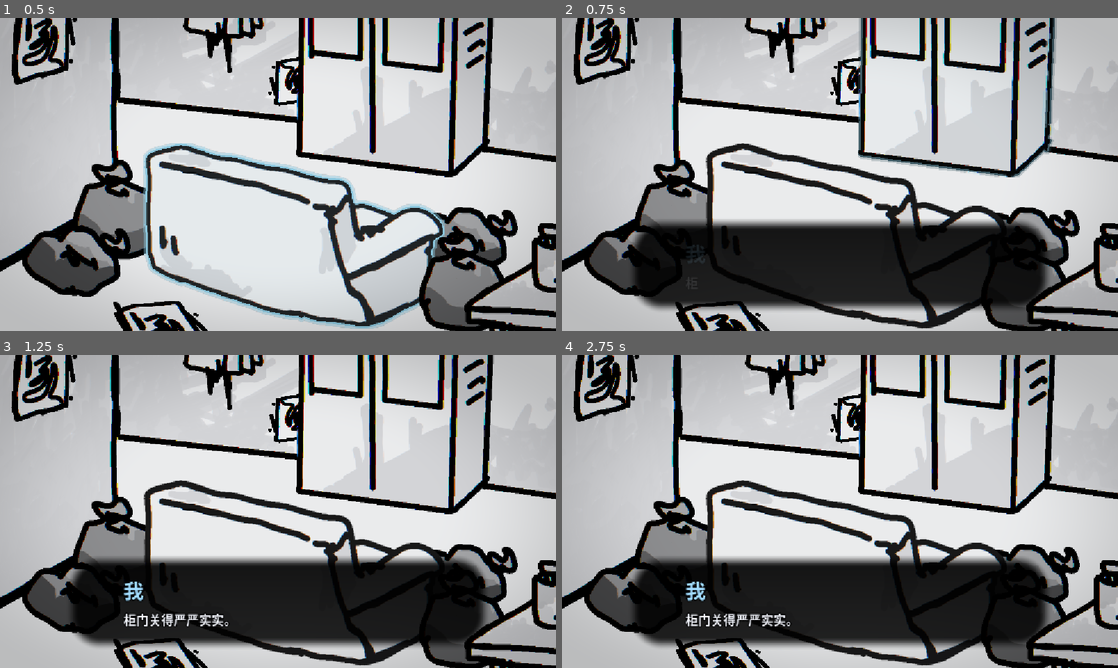
Above: before the commit, frames 1-4 (two rows, left to right).
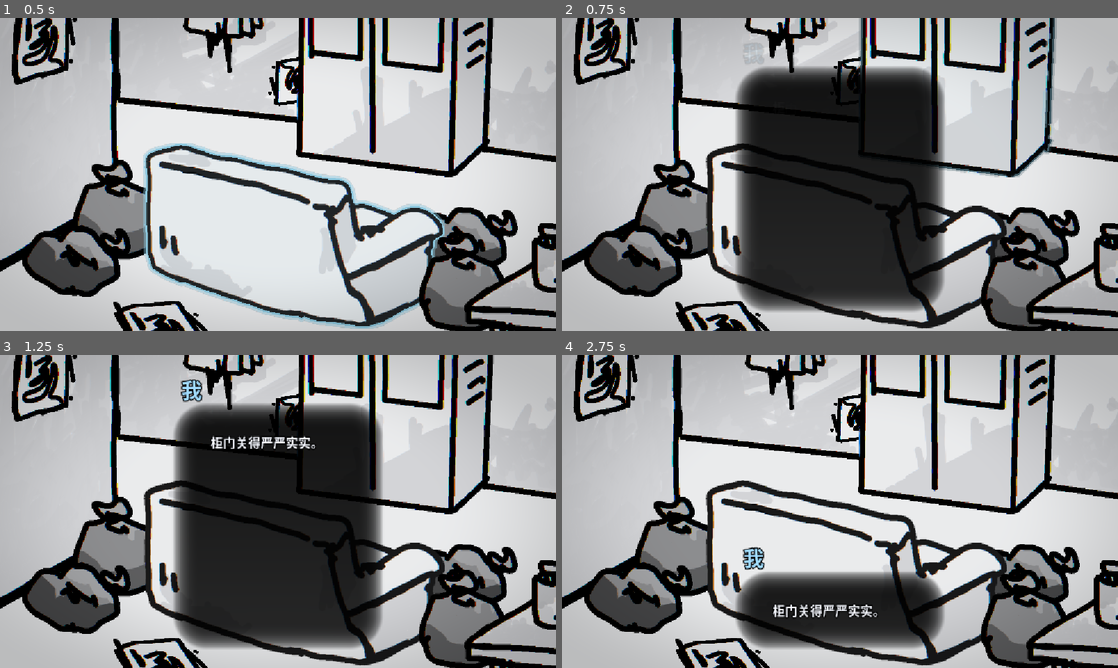
Above: after the commit, the same moments.

Repository: f0lkskill/LonelyRoom
Game: Godot game, scene res://main.tscn
Two runs of this game, one before a commit and one after it. Both use one fixed random seed, a clock stepped at 60 frames per second and the inputs below.
Inputs (mouse positions are in pixels of both pictures, inside the frame that each line leads up to):
- Up to frame 1 (0.5 s): no input
- Up to frame 2 (0.75 s): tap Enter (ui_accept) at 0.5 s; move the mouse to (962, 158) at 0.52 s; hold Enter (ui_accept) from 0.53 s (still down); click (962, 158) at 0.67 s
- Up to frame 3 (1.25 s): keep holding Enter (ui_accept)
- Up to frame 4 (2.75 s): move the mouse to (728, 527) at 1.27 s; release Enter (ui_accept) at 1.28 s; tap Enter (ui_accept) at 1.35, 1.52, 1.82 s; click (728, 527) at 1.42 s; move the mouse to (895, 442) at 2.02 s; hold Enter (ui_accept) from 2.03 s (still down); click (895, 442) at 2.17 s

Frame 1 is identical in both runs. In frame 2, 26% of the frame differs, in the area x 12-88%, y 8-94%; in frame 3, 26%, in the area x 12-88%, y 7-94%; in frame 4, 13%.

Commit message:
feat: 自适应阴影对话框与逐字渐入

Diff:
--- /dev/null
+++ b/bin/asset/effect/char_fade_rotate.tres
@@ -0,0 +1,11 @@
+[gd_resource type="RichTextEffect" script_class="CharFadeRotateEffect" load_steps=2 format=3]
+
+[ext_resource type="Script" path="res://bin/src/ui/char_fade_rotate_effect.gd" id="1_effect"]
+
+[resource]
+script = ExtResource("1_effect")
+delay_per_character = 0.03
+fade_duration = 0.22
+rotation_amount = 0.14
+drop_distance = 5.0
+random_seed = 12.9898
--- a/bin/asset/shader/dialogue_panel.gdshader
+++ b/bin/asset/shader/dialogue_panel.gdshader
@@ -1,17 +1,17 @@
-// 圆角矩形对话框背景，边缘使用柔和渐变。
-// 内部保持深色以包裹文字，圆角和四周自然淡出。
+// 自适应阴影对话框背景。
+// 使用多层圆角矩形边缘衰减，尺寸由 DialogueBox 根据文本长度同步。
 shader_type canvas_item;
 
 // 面板中心的最大不透明度。
 uniform float strength : hint_range(0.0, 1.0, 0.01) = 0.92;
 // 圆角半径，单位像素。
-uniform float corner_radius : hint_range(0.0, 120.0, 1.0) = 72.0;
-// 边缘淡出的宽度，单位像素。
-uniform float edge_softness : hint_range(0.0, 80.0, 1.0) = 28.0;
+uniform float corner_radius : hint_range(0.0, 160.0, 1.0) = 72.0;
+// 最外层阴影的淡出宽度，单位像素。
+uniform float edge_softness : hint_range(0.0, 120.0, 1.0) = 56.0;
 // 从上到下的轻微明暗渐变。
-uniform float vertical_fade : hint_range(0.0, 0.5, 0.01) = 0.08;
+uniform float vertical_fade : hint_range(0.0, 0.5, 0.01) = 0.1;
 // 面板实际尺寸，由 DialogueBox 在运行时同步。
-uniform vec2 rect_size = vec2(880.0, 200.0);
+uniform vec2 rect_size = vec2(800.0, 180.0);
 
 float rounded_box(vec2 p, vec2 half_size, float radius) {
 	vec2 q = abs(p) - half_size + vec2(radius);
@@ -22,7 +22,13 @@
 	vec2 half_size = rect_size * 0.5;
 	vec2 p = (UV - 0.5) * rect_size;
 	float d = rounded_box(p, half_size, corner_radius);
-	float mask = 1.0 - smoothstep(-edge_softness, 0.0, d);
+
+	float core = 1.0 - smoothstep(-edge_softness * 0.18, 0.0, d);
+	float inner = 1.0 - smoothstep(-edge_softness * 0.42, 0.0, d);
+	float mid = 1.0 - smoothstep(-edge_softness * 0.7, 0.0, d);
+	float outer = 1.0 - smoothstep(-edge_softness, 0.0, d);
+	float mask = core * 0.3 + inner * 0.27 + mid * 0.24 + outer * 0.19;
 	float vertical = 1.0 - vertical_fade * UV.y;
+
 	COLOR = vec4(0.0, 0.0, 0.0, strength * mask * vertical);
 }
--- a/bin/asset/shader/dialogue_panel_material.tres
+++ b/bin/asset/shader/dialogue_panel_material.tres
@@ -6,6 +6,6 @@
 shader = ExtResource("1_shader")
 shader_parameter/strength = 0.92
 shader_parameter/corner_radius = 72.0
-shader_parameter/edge_softness = 28.0
-shader_parameter/vertical_fade = 0.08
-shader_parameter/rect_size = Vector2(880, 200)
+shader_parameter/edge_softness = 56.0
+shader_parameter/vertical_fade = 0.1
+shader_parameter/rect_size = Vector2(800, 180)
--- a/bin/character/protagonist.tres
+++ b/bin/character/protagonist.tres
@@ -1,11 +1,9 @@
-[gd_resource type="Resource" script_class="CharacterData" load_steps=2 format=3]
+[gd_resource type="Resource" script_class="CharacterData" format=3 uid="uid://cln76lncarqhd"]
 
-[ext_resource type="Script" path="res://bin/src/dialogue/character_data.gd" id="1_character"]
+[ext_resource type="Script" uid="uid://dlhlt1vwqaiwb" path="res://bin/src/dialogue/character_data.gd" id="1_character"]
 
 [resource]
 script = ExtResource("1_character")
 display_name = "我"
-name_font_size = 42
-name_color = Color(0.63, 0.86, 1, 1)
-name_outline_color = Color(0, 0, 0, 1)
-name_outline_size = 10
+name_font_size = 43
+portrait_offset = Vector2(0, -20)
--- a/bin/dialogue/window.tres
+++ b/bin/dialogue/window.tres
@@ -1,11 +1,10 @@
-[gd_resource type="Resource" script_class="DialogueData" load_steps=2 format=3]
+[gd_resource type="Resource" script_class="DialogueData" format=3 uid="uid://cyqyeed8iq4sl"]
 
-[ext_resource type="Script" path="res://bin/src/dialogue/dialogue_data.gd" id="1_dialogue"]
+[ext_resource type="Script" uid="uid://bh0ra7s7co6qj" path="res://bin/src/dialogue/dialogue_data.gd" id="1_dialogue"]
 [ext_resource type="Resource" path="res://bin/character/protagonist.tres" id="2_character"]
 
 [resource]
 script = ExtResource("1_dialogue")
 speaker = ExtResource("2_character")
 speaker_name = "我"
-narration = false
 lines = Array[String](["窗外应该还是白天吧。", "可我看不出这和刚才有什么区别。"])
--- a/bin/scence/ui/dialogue_box.tscn
+++ b/bin/scence/ui/dialogue_box.tscn
@@ -22,46 +22,38 @@
 anchor_top = 1.0
 anchor_right = 0.5
 anchor_bottom = 1.0
-offset_left = -440.0
-offset_top = -236.0
-offset_right = 440.0
+offset_left = -400.0
+offset_top = -216.0
+offset_right = 400.0
 offset_bottom = -36.0
 grow_horizontal = 2
 grow_vertical = 0
 mouse_filter = 2
 
-[node name="Content" type="MarginContainer" parent="Panel" unique_id=131363816]
+[node name="Content" type="Control" parent="Panel" unique_id=131363816]
 layout_mode = 1
 anchors_preset = 15
 anchor_right = 1.0
 anchor_bottom = 1.0
-offset_left = 120.0
-offset_top = 20.0
-offset_right = -120.0
-offset_bottom = -20.0
+offset_left = 80.0
+offset_top = 64.0
+offset_right = -80.0
+offset_bottom = -64.0
 grow_horizontal = 2
 grow_vertical = 2
 mouse_filter = 2
 
-[node name="VBox" type="VBoxContainer" parent="Panel/Content" unique_id=1641147806]
-layout_mode = 2
+[node name="SpeakerLabel" type="Label" parent="Panel" unique_id=2128030886]
+layout_mode = 1
+anchors_preset = 0
+offset_left = 20.0
+offset_top = -58.0
+offset_right = 420.0
+offset_bottom = -4.0
 mouse_filter = 2
-theme_override_constants/separation = 10
-alignment = 1
-
-[node name="SpeakerLabel" type="Label" parent="Panel/Content/VBox" unique_id=2128030886]
-layout_mode = 2
 theme_override_colors/font_color = Color(0.63, 0.86, 1, 1)
 theme_override_colors/font_outline_color = Color(0, 0, 0, 1)
 theme_override_constants/outline_size = 10
 theme_override_font_sizes/font_size = 42
 text = "我"
-
-[node name="TextLabel" type="Label" parent="Panel/Content/VBox" unique_id=754455541]
-layout_mode = 2
-theme_override_colors/font_color = Color(0.96, 0.97, 1, 1)
-theme_override_colors/font_outline_color = Color(0, 0, 0, 1)
-theme_override_constants/outline_size = 10
-theme_override_font_sizes/font_size = 26
-text = "..."
-autowrap_mode = 2
+vertical_alignment = 2
--- /dev/null
+++ b/bin/src/ui/char_fade_rotate_effect.gd
@@ -0,0 +1,40 @@
+## 逐字旋转和透明度渐入效果。
+## 每个字符根据相对位置延迟出现，从轻微旋转和下方偏移回到正常位置。
+class_name CharFadeRotateEffect
+extends RichTextEffect
+
+## BBCode 标签名，可在富文本中写作 [char_fade_rotate]...[/char_fade_rotate]。
+var bbcode = "char_fade_rotate"
+
+## 相邻字符之间的延迟，单位秒。
+@export var delay_per_character: float = 0.03
+## 单个字符从透明到完全显示的时长。
+@export var fade_duration: float = 0.22
+## 初始旋转角度，单位弧度。
+@export var rotation_amount: float = 0.14
+## 初始向下偏移距离，单位像素。
+@export var drop_distance: float = 5.0
+## 每个字符随机旋转的种子系数。
+@export var random_seed: float = 12.9898
+
+var force_complete := false
+
+
+func _process_custom_fx(char_fx: CharFXTransform) -> bool:
+	if force_complete:
+		char_fx.color.a = 1.0
+		char_fx.offset = Vector2.ZERO
+		return true
+
+	var start_time := float(char_fx.relative_index) * delay_per_character
+	var progress := clampf((char_fx.elapsed_time - start_time) / fade_duration, 0.0, 1.0)
+	var eased := progress * progress * (3.0 - 2.0 * progress)
+
+	char_fx.color.a = eased
+	char_fx.offset = Vector2(0.0, (1.0 - eased) * drop_distance)
+
+	var noise := sin(float(char_fx.relative_index) * random_seed) * 0.5 + 0.5
+	var angle := (noise * 2.0 - 1.0) * rotation_amount * (1.0 - eased)
+	char_fx.transform = char_fx.transform.rotated(angle)
+
+	return true
--- a/bin/src/ui/dialogue_box.gd
+++ b/bin/src/ui/dialogue_box.gd
@@ -1,27 +1,74 @@
-## 底部对话框面板。
-## 使用圆角矩形渐变作为背景，独白显示说话人，旁白隐藏说话人并居中文本。
+## 自适应阴影对话框。
+## 阴影尺寸只跟随对话文本，说话人固定在阴影左上角并允许突出显示。
 class_name DialogueBox
 extends Control
 
+const CHAR_EFFECT := preload("res://bin/asset/effect/char_fade_rotate.tres")
+
+## 文本区域的最小宽度。
+@export var min_content_width: float = 280.0
+## 文本区域的最大宽度，超过后自动换行。
+@export var max_content_width: float = 720.0
+## 阴影左右内边距。
+@export var horizontal_padding: float = 80.0
+## 阴影上下内边距。
+@export var vertical_padding: float = 64.0
+## 阴影底部与屏幕底部的距离。
+@export var bottom_margin: float = 36.0
+## 阴影的最小高度。
+@export var min_panel_height: float = 140.0
+
 @onready var panel: ColorRect = $Panel
-@onready var speaker_label: Label = $Panel/Content/VBox/SpeakerLabel
-@onready var text_label: Label = $Panel/Content/VBox/TextLabel
+@onready var content: Control = $Panel/Content
+@onready var speaker_label: Label = $Panel/SpeakerLabel
+
+var text_label: RichTextLabel
 
 var _data
 var _line_index := 0
 var _is_open := false
 var _fade_tween: Tween
-var _reveal_tween: Tween
+var _layout_tween: Tween
+var _effect
+var _line_started_msec := 0
+var _line_reveal_ms := 0.0
+var _layout_version := 0
 
 
 func _ready() -> void:
 	visible = false
 	modulate.a = 0.0
+	_create_text_label()
+	_effect = CHAR_EFFECT
+	if _effect != null:
+		text_label.install_effect(_effect)
 	panel.resized.connect(_sync_panel_material)
 	_sync_panel_material()
 
 
-## 将面板实际尺寸同步给圆角矩形 Shader。
+## 在代码中创建富文本标签，确保尺寸由对话框完全控制。
+func _create_text_label() -> void:
+	text_label = RichTextLabel.new()
+	text_label.name = "TextLabel"
+	text_label.mouse_filter = Control.MOUSE_FILTER_IGNORE
+	text_label.bbcode_enabled = true
+	text_label.scroll_active = false
+	text_label.autowrap_mode = TextServer.AUTOWRAP_WORD_SMART
+	text_label.add_theme_color_override("default_color", Color(0.96, 0.97, 1.0, 1.0))
+	text_label.add_theme_color_override("font_outline_color", Color(0.0, 0.0, 0.0, 1.0))
+	text_label.add_theme_constant_override("outline_size", 10)
+	text_label.add_theme_font_size_override("normal_font_size", 26)
+	content.add_child(text_label)
+
+
+func _process(_delta: float) -> void:
+	if visible:
+		if content.size.y > 0.0:
+			text_label.size = content.size
+		_sync_panel_material()
+
+
+## 将阴影实际尺寸同步给圆角阴影 Shader。
 func _sync_panel_material() -> void:
 	var mat := panel.material as ShaderMaterial
 	if mat != null:
@@ -51,10 +98,10 @@
 	if not _is_open:
 		return
 
-	if text_label.visible_ratio < 1.0:
-		if _reveal_tween != null:
-			_reveal_tween.kill()
-		text_label.visible_ratio = 1.0
+	if Time.get_ticks_msec() - _line_started_msec < _line_reveal_ms:
+		if _effect != null:
+			_effect.force_complete = true
+		_line_reveal_ms = 0.0
 		return
 
 	_line_index += 1
@@ -70,12 +117,10 @@
 		return
 
 	_is_open = false
-	if _reveal_tween != null:
-		_reveal_tween.kill()
 	_fade_to(0.0, true)
 
 
-## 设置当前行的说话人、对齐方式，并启动打字机效果。
+## 设置当前行的说话人、尺寸，并启动逐字渐入效果。
 func _show_line() -> void:
 	if _data == null:
 		return
@@ -87,20 +132,84 @@
 	_apply_character_style(character)
 
 	var narration: bool = bool(_data.narration) or speaker.is_empty()
+	var line_text: String = str(_data.lines[_line_index])
 
 	speaker_label.text = speaker
 	speaker_label.visible = not narration
-	text_label.text = str(_data.lines[_line_index])
 	text_label.horizontal_alignment = HORIZONTAL_ALIGNMENT_CENTER if narration else HORIZONTAL_ALIGNMENT_LEFT
-	text_label.vertical_alignment = VERTICAL_ALIGNMENT_CENTER if narration else VERTICAL_ALIGNMENT_TOP
-	text_label.visible_ratio = 0.0
-
-	if _reveal_tween != null:
-		_reveal_tween.kill()
-
-	var duration := clampf(float(text_label.text.length()) * 0.035, 0.15, 1.5)
-	_reveal_tween = create_tween()
-	_reveal_tween.tween_property(text_label, "visible_ratio", 1.0, duration)
+
+	text_label.clear()
+	if _effect != null:
+		_effect.force_complete = false
+		text_label.push_customfx(_effect, {})
+	text_label.add_text(line_text)
+	if _effect != null:
+		text_label.pop()
+
+	var delay := 0.03
+	var duration := 0.22
+	if _effect != null:
+		delay = float(_effect.get("delay_per_character"))
+		duration = float(_effect.get("fade_duration"))
+	_line_started_msec = Time.get_ticks_msec()
+	_line_reveal_ms = maxf(float(line_text.length()) * delay + duration, 0.1) * 1000.0
+
+	_update_panel_layout(line_text)
+
+
+## 只根据对话文本调整阴影尺寸，说话人不参与计算。
+func _update_panel_layout(line_text: String) -> void:
+	_layout_version += 1
+	var version := _layout_version
+
+	var text_font := text_label.get_theme_font("normal_font")
+	var text_size := text_label.get_theme_font_size("normal_font_size")
+	var text_width := text_font.get_string_size(line_text, HORIZONTAL_ALIGNMENT_LEFT, -1, text_size).x
+	var content_width := clampf(text_width, min_content_width, max_content_width)
+	var panel_width := content_width + horizontal_padding * 2.0
+
+	content.offset_left = horizontal_padding
+	content.offset_top = vertical_padding
+	content.offset_right = -horizontal_padding
+	content.offset_bottom = -vertical_padding
+
+	_apply_panel_rect(panel_width, maxf(panel.size.y, min_panel_height))
+
+	await get_tree().process_frame
+	if version != _layout_version:
+		return
+
+	var text_height := float(text_label.get_content_height())
+	var panel_height := maxf(text_height + vertical_padding * 2.0, min_panel_height)
+	_apply_panel_rect(panel_width, panel_height)
+
+
+## 平滑应用阴影尺寸和底部居中位置。
+func _apply_panel_rect(width: float, height: float) -> void:
+	if _layout_tween != null:
+		_layout_tween.kill()
+
+	var target_left := -width * 0.5
+	var target_right := width * 0.5
+	var target_top := -bottom_margin - height
+	var target_bottom := -bottom_margin
+
+	if _line_index == 0:
+		panel.offset_left = target_left
+		panel.offset_right = target_right
+		panel.offset_top = target_top
+		panel.offset_bottom = target_bottom
+		var mat := panel.material as ShaderMaterial
+		if mat != null:
+			mat.set_shader_parameter("rect_size", Vector2(width, height))
+	else:
+		_layout_tween = create_tween().set_parallel(true)
+		_layout_tween.set_trans(Tween.TRANS_SINE)
+		_layout_tween.set_ease(Tween.EASE_OUT)
+		_layout_tween.tween_property(panel, "offset_left", target_left, 0.2)
+		_layout_tween.tween_property(panel, "offset_right", target_right, 0.2)
+		_layout_tween.tween_property(panel, "offset_top", target_top, 0.2)
+		_layout_tween.tween_property(panel, "offset_bottom", target_bottom, 0.2)
 
 
 ## 完全使用角色资源中的字体、字号、颜色和描边设置。
Not shown: 1 places in bin/scence/ui/dialogue_box.tscn that only renumber resources
Not shown, added: bin/src/dialogue/character_data.gd.uid
Not shown, added: bin/src/ui/char_fade_rotate_effect.gd.uid
